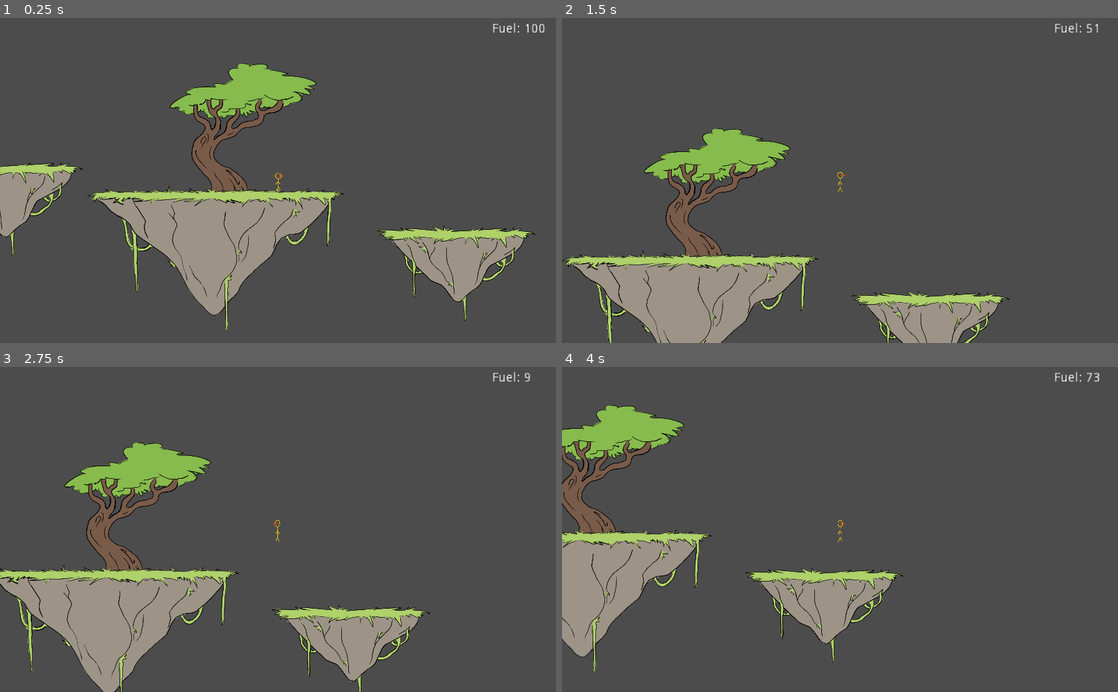
Above: before the commit, frames 1-4 (two rows, left to right).
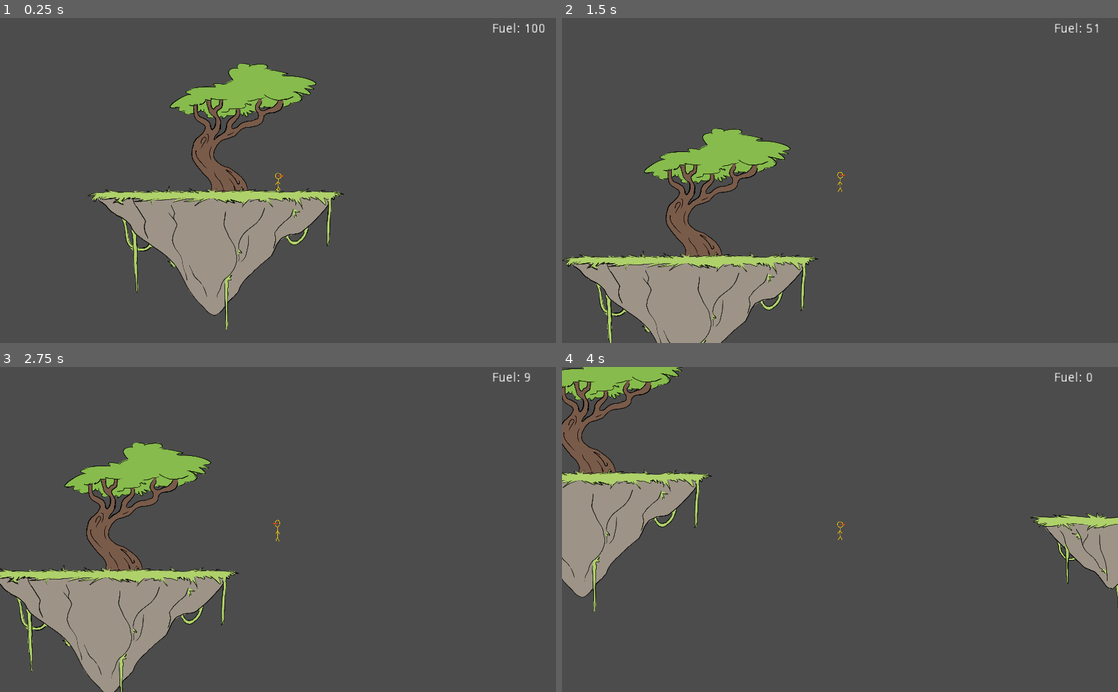
Above: after the commit, the same moments.

Repository: ReneyGG/floating-islands
Game: Godot game, scene res://Scenes/Main.tscn
Two runs of this game, one before a commit and one after it. Both use one fixed random seed, a clock stepped at 60 frames per second and the inputs below.
Inputs:
- Up to frame 1 (0.25 s): no input
- Up to frame 2 (1.5 s): tap Enter at 0.5 s; hold Space (jetpack) 0.53-1.28 s; hold Right (ui_right) from 0.53 s (still down); tap Up (ui_up) at 0.77 s; tap Space (jetpack) at 1.35 s
- Up to frame 3 (2.75 s): tap Up (ui_up) at 1.52 s; release Right (ui_right) at 2.03 s; hold Left (ui_left) from 2.03 s (still down); hold Space (jetpack) from 2.03 s (still down)
- Up to frame 4 (4 s): release Left (ui_left) at 2.78 s; release Space (jetpack) at 2.78 s; hold Right (ui_right) from 2.78 s (still down); tap Space (jetpack) at 2.85 s; tap Up (ui_up) at 3.02, 3.77 s; hold Space (jetpack) from 3.53 s (still down)

The runs differ from the first frame. In frame 1, 5.3% of the frame differs, in the area x 0-97%, y 44-94%; in frame 2, 3.0%; in frame 3, 3.4%; in frame 4, 19%, in the area x 0-100%, y 0-94%.

Commit message:
added rudimentary island generation and movement

Diff:
--- a/Scenes/DriftingIsland.tscn
+++ b/Scenes/DriftingIsland.tscn
@@ -1,18 +1,19 @@
-[gd_scene load_steps=3 format=2]
+[gd_scene load_steps=4 format=2]
 
 [ext_resource path="res://Assets/Placeholders/drifting-island-placeholder.png" type="Texture" id=1]
+[ext_resource path="res://Scripts/DriftingIsland.gd" type="Script" id=2]
 
 [sub_resource type="RectangleShape2D" id=1]
-extents = Vector2( 390, 20 )
+extents = Vector2( 385, 20 )
 
-[node name="DriftingIsland" type="Node2D"]
+[node name="DriftingIsland" type="KinematicBody2D"]
+collision_layer = 2
+script = ExtResource( 2 )
 
 [node name="DriftingIslandSprite" type="Sprite" parent="."]
 position = Vector2( 0, 210 )
 texture = ExtResource( 1 )
 
-[node name="Floor" type="StaticBody2D" parent="."]
-
-[node name="FloorCollider" type="CollisionShape2D" parent="Floor"]
-position = Vector2( -10, -10 )
+[node name="FloorCollider" type="CollisionShape2D" parent="."]
+position = Vector2( -5, -10 )
 shape = SubResource( 1 )
--- a/Scenes/HubIsland.tscn
+++ b/Scenes/HubIsland.tscn
@@ -5,13 +5,12 @@
 [sub_resource type="RectangleShape2D" id=1]
 extents = Vector2( 655, 20 )
 
-[node name="HubIsland" type="Node2D"]
+[node name="HubIsland" type="StaticBody2D"]
+collision_layer = 2
 
 [node name="HubIslandSprite" type="Sprite" parent="."]
 texture = ExtResource( 1 )
 
-[node name="Floor" type="StaticBody2D" parent="."]
-
-[node name="FloorCollider" type="CollisionShape2D" parent="Floor"]
+[node name="FloorCollider" type="CollisionShape2D" parent="."]
 position = Vector2( -5, -10 )
 shape = SubResource( 1 )
--- /dev/null
+++ b/Scenes/IslandSpawner.tscn
@@ -0,0 +1,13 @@
+[gd_scene load_steps=3 format=2]
+
+[ext_resource path="res://Scripts/IslandSpawner.gd" type="Script" id=1]
+[ext_resource path="res://Scenes/DriftingIsland.tscn" type="PackedScene" id=2]
+
+[node name="IslandSpawner" type="Node2D"]
+script = ExtResource( 1 )
+possible_islands = [ ExtResource( 2 ) ]
+
+[node name="IslandSpawnTimer" type="Timer" parent="."]
+autostart = true
+
+[connection signal="timeout" from="IslandSpawnTimer" to="." method="_on_IslandSpawnTimer_timeout"]
--- a/Scenes/Main.tscn
+++ b/Scenes/Main.tscn
@@ -2,7 +2,7 @@
 
 [ext_resource path="res://Scenes/Player.tscn" type="PackedScene" id=1]
 [ext_resource path="res://Scenes/HubIsland.tscn" type="PackedScene" id=2]
-[ext_resource path="res://Scenes/DriftingIsland.tscn" type="PackedScene" id=3]
+[ext_resource path="res://Scenes/IslandSpawner.tscn" type="PackedScene" id=4]
 
 [node name="Main" type="Node2D"]
 
@@ -11,8 +11,7 @@
 [node name="Player" parent="." instance=ExtResource( 1 )]
 position = Vector2( 340, -140 )
 
-[node name="DriftingIsland" parent="." instance=ExtResource( 3 )]
-position = Vector2( 1340, 220 )
-
-[node name="DriftingIsland" parent="DriftingIsland" instance=ExtResource( 3 )]
-position = Vector2( -2500, -360 )
+[node name="IslandSpawner" parent="." instance=ExtResource( 4 )]
+position = Vector2( 3000, 0 )
+maxheight = 3000
+minheight = -3000
--- a/Scenes/Player.tscn
+++ b/Scenes/Player.tscn
@@ -9,6 +9,7 @@
 
 [node name="Player" type="KinematicBody2D"]
 position = Vector2( 0.418121, -9.19865 )
+collision_mask = 2
 script = ExtResource( 1 )
 
 [node name="Sprite" type="Sprite" parent="."]
@@ -30,8 +31,5 @@
 margin_bottom = -851.475
 rect_scale = Vector2( 5, 5 )
 text = "Fuel: 100"
-__meta__ = {
-"_edit_use_anchors_": false
-}
 
 [node name="JumpTimer" type="Timer" parent="."]
--- /dev/null
+++ b/Scripts/DriftingIsland.gd
@@ -0,0 +1,10 @@
+extends KinematicBody2D
+
+var velocity = Vector2.ZERO
+export var drift_speed = 0
+
+func _ready():
+	velocity.x += drift_speed
+
+func _physics_process(delta):
+	velocity = move_and_slide(velocity, Vector2.UP)
--- /dev/null
+++ b/Scripts/IslandSpawner.gd
@@ -0,0 +1,27 @@
+extends Node2D
+
+# The maximum height above the origin that islands can spawn at.
+export var maxheight = 0
+
+# The minimum depth below the origin that islands can spawn at.
+export var minheight = 0
+
+# An array of packed scenes which the spawner selects from randomly when picking new islands to spawn.
+# This will allow us to easily add new varieties of island later on.
+export (Array, Resource) var possible_islands
+
+var rng = RandomNumberGenerator.new()
+onready var spawn_timer = get_node("IslandSpawnTimer")
+
+func _ready():
+	rng.randomize()
+
+func _on_IslandSpawnTimer_timeout():
+	# Generate a new island at a random altitude and give it a random drift speed.
+	var new_island = possible_islands[rng.randi() % len(possible_islands)].instance()
+	new_island.drift_speed = -rng.randf_range(40.0, 60.0)
+	new_island.position = Vector2(0, rng.randi_range(maxheight, minheight))
+	add_child(new_island)
+
+	# Set the timer to spawn a new island a random number of seconds later.
+	spawn_timer.set_wait_time(rng.randi_range(10, 20))
--- a/Scripts/Player.gd
+++ b/Scripts/Player.gd
@@ -56,7 +56,7 @@
 			sprite.scale = Vector2(1.2, 0.8)
 		air = false
 		jump_count = 1
-		jetpack_fuel = jetpack_maxfuel
+		jetpack_fuel = int(clamp(jetpack_fuel+1, 0, jetpack_maxfuel))
 		fuel_label.text = "Fuel: "+str(jetpack_fuel)
 	if Input.is_action_just_pressed("ui_up") and jump_count != 0 and !air:
 		sprite.scale = Vector2(0.8, 1.2)
--- a/project.godot
+++ b/project.godot
@@ -10,7 +10,6 @@
 
 _global_script_classes=[  ]
 _global_script_class_icons={
-
 }
 
 [application]
@@ -28,50 +27,55 @@
 
 ui_left={
 "deadzone": 0.5,
-"events": [ Object(InputEventKey,"resource_local_to_scene":false,"resource_name":"","device":0,"alt":false,"shift":false,"control":false,"meta":false,"command":false,"pressed":false,"scancode":16777231,"unicode":0,"echo":false,"script":null)
+"events": [ Object(InputEventKey,"resource_local_to_scene":false,"resource_name":"","device":0,"alt":false,"shift":false,"control":false,"meta":false,"command":false,"pressed":false,"scancode":16777231,"physical_scancode":0,"unicode":0,"echo":false,"script":null)
 , Object(InputEventJoypadButton,"resource_local_to_scene":false,"resource_name":"","device":0,"button_index":14,"pressure":0.0,"pressed":false,"script":null)
-, Object(InputEventKey,"resource_local_to_scene":false,"resource_name":"","device":0,"alt":false,"shift":false,"control":false,"meta":false,"command":false,"pressed":false,"scancode":65,"unicode":0,"echo":false,"script":null)
+, Object(InputEventKey,"resource_local_to_scene":false,"resource_name":"","device":0,"alt":false,"shift":false,"control":false,"meta":false,"command":false,"pressed":false,"scancode":65,"physical_scancode":0,"unicode":0,"echo":false,"script":null)
  ]
 }
 ui_right={
 "deadzone": 0.5,
-"events": [ Object(InputEventKey,"resource_local_to_scene":false,"resource_name":"","device":0,"alt":false,"shift":false,"control":false,"meta":false,"command":false,"pressed":false,"scancode":16777233,"unicode":0,"echo":false,"script":null)
+"events": [ Object(InputEventKey,"resource_local_to_scene":false,"resource_name":"","device":0,"alt":false,"shift":false,"control":false,"meta":false,"command":false,"pressed":false,"scancode":16777233,"physical_scancode":0,"unicode":0,"echo":false,"script":null)
 , Object(InputEventJoypadButton,"resource_local_to_scene":false,"resource_name":"","device":0,"button_index":15,"pressure":0.0,"pressed":false,"script":null)
-, Object(InputEventKey,"resource_local_to_scene":false,"resource_name":"","device":0,"alt":false,"shift":false,"control":false,"meta":false,"command":false,"pressed":false,"scancode":68,"unicode":0,"echo":false,"script":null)
+, Object(InputEventKey,"resource_local_to_scene":false,"resource_name":"","device":0,"alt":false,"shift":false,"control":false,"meta":false,"command":false,"pressed":false,"scancode":68,"physical_scancode":0,"unicode":0,"echo":false,"script":null)
  ]
 }
 ui_up={
 "deadzone": 0.5,
-"events": [ Object(InputEventKey,"resource_local_to_scene":false,"resource_name":"","device":0,"alt":false,"shift":false,"control":false,"meta":false,"command":false,"pressed":false,"scancode":16777232,"unicode":0,"echo":false,"script":null)
+"events": [ Object(InputEventKey,"resource_local_to_scene":false,"resource_name":"","device":0,"alt":false,"shift":false,"control":false,"meta":false,"command":false,"pressed":false,"scancode":16777232,"physical_scancode":0,"unicode":0,"echo":false,"script":null)
 , Object(InputEventJoypadButton,"resource_local_to_scene":false,"resource_name":"","device":0,"button_index":12,"pressure":0.0,"pressed":false,"script":null)
-, Object(InputEventKey,"resource_local_to_scene":false,"resource_name":"","device":0,"alt":false,"shift":false,"control":false,"meta":false,"command":false,"pressed":false,"scancode":87,"unicode":0,"echo":false,"script":null)
+, Object(InputEventKey,"resource_local_to_scene":false,"resource_name":"","device":0,"alt":false,"shift":false,"control":false,"meta":false,"command":false,"pressed":false,"scancode":87,"physical_scancode":0,"unicode":0,"echo":false,"script":null)
  ]
 }
 move_left={
 "deadzone": 0.5,
-"events": [ Object(InputEventKey,"resource_local_to_scene":false,"resource_name":"","device":0,"alt":false,"shift":false,"control":false,"meta":false,"command":false,"pressed":false,"scancode":65,"unicode":0,"echo":false,"script":null)
+"events": [ Object(InputEventKey,"resource_local_to_scene":false,"resource_name":"","device":0,"alt":false,"shift":false,"control":false,"meta":false,"command":false,"pressed":false,"scancode":65,"physical_scancode":0,"unicode":0,"echo":false,"script":null)
  ]
 }
 move_right={
 "deadzone": 0.5,
-"events": [ Object(InputEventKey,"resource_local_to_scene":false,"resource_name":"","device":0,"alt":false,"shift":false,"control":false,"meta":false,"command":false,"pressed":false,"scancode":68,"unicode":0,"echo":false,"script":null)
+"events": [ Object(InputEventKey,"resource_local_to_scene":false,"resource_name":"","device":0,"alt":false,"shift":false,"control":false,"meta":false,"command":false,"pressed":false,"scancode":68,"physical_scancode":0,"unicode":0,"echo":false,"script":null)
  ]
 }
 jump={
 "deadzone": 0.5,
-"events": [ Object(InputEventKey,"resource_local_to_scene":false,"resource_name":"","device":0,"alt":false,"shift":false,"control":false,"meta":false,"command":false,"pressed":false,"scancode":87,"unicode":0,"echo":false,"script":null)
+"events": [ Object(InputEventKey,"resource_local_to_scene":false,"resource_name":"","device":0,"alt":false,"shift":false,"control":false,"meta":false,"command":false,"pressed":false,"scancode":87,"physical_scancode":0,"unicode":0,"echo":false,"script":null)
  ]
 }
 drop={
 "deadzone": 0.5,
-"events": [ Object(InputEventKey,"resource_local_to_scene":false,"resource_name":"","device":0,"alt":false,"shift":false,"control":false,"meta":false,"command":false,"pressed":false,"scancode":83,"unicode":0,"echo":false,"script":null)
+"events": [ Object(InputEventKey,"resource_local_to_scene":false,"resource_name":"","device":0,"alt":false,"shift":false,"control":false,"meta":false,"command":false,"pressed":false,"scancode":83,"physical_scancode":0,"unicode":0,"echo":false,"script":null)
  ]
 }
 jetpack={
 "deadzone": 0.5,
-"events": [ Object(InputEventKey,"resource_local_to_scene":false,"resource_name":"","device":0,"alt":false,"shift":false,"control":false,"meta":false,"command":false,"pressed":false,"scancode":32,"unicode":0,"echo":false,"script":null)
+"events": [ Object(InputEventKey,"resource_local_to_scene":false,"resource_name":"","device":0,"alt":false,"shift":false,"control":false,"meta":false,"command":false,"pressed":false,"scancode":32,"physical_scancode":0,"unicode":0,"echo":false,"script":null)
  ]
 }
+
+[layer_names]
+
+2d_physics/layer_1="Player"
+2d_physics/layer_2="Islands"
 
 [rendering]
 
